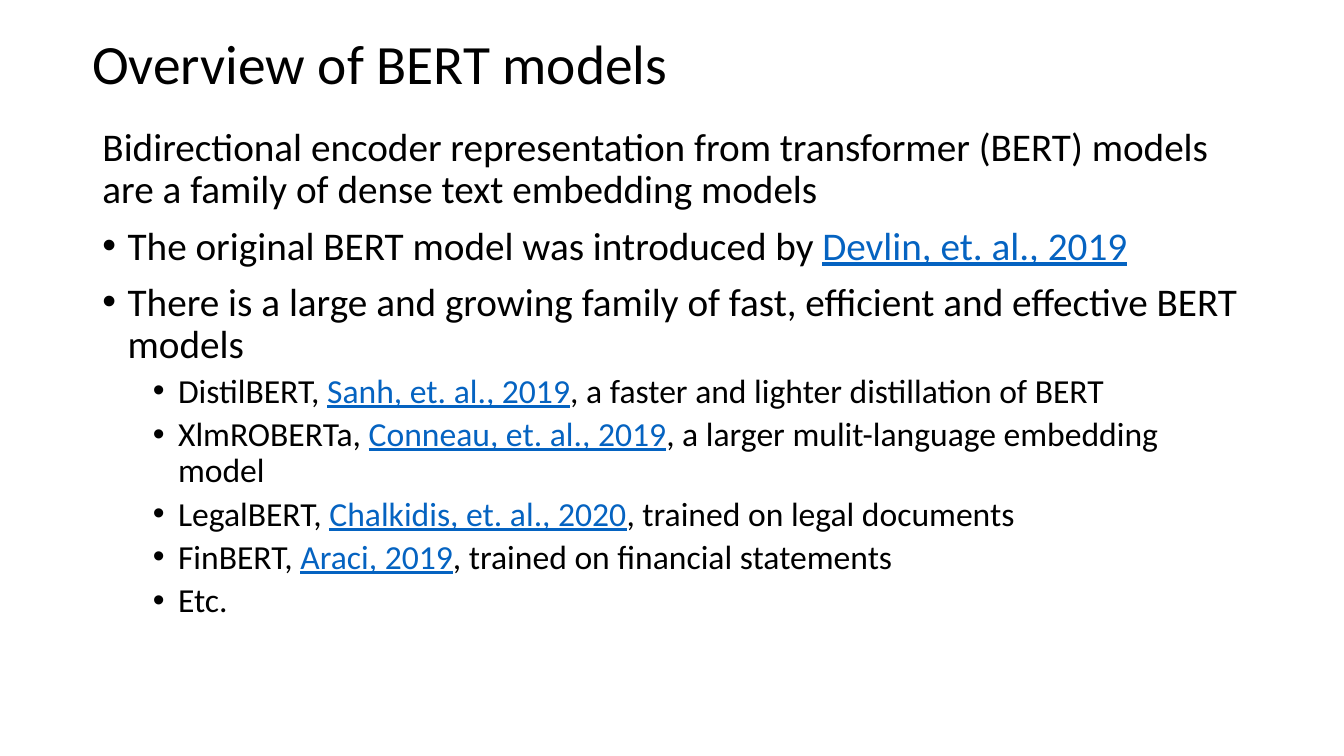
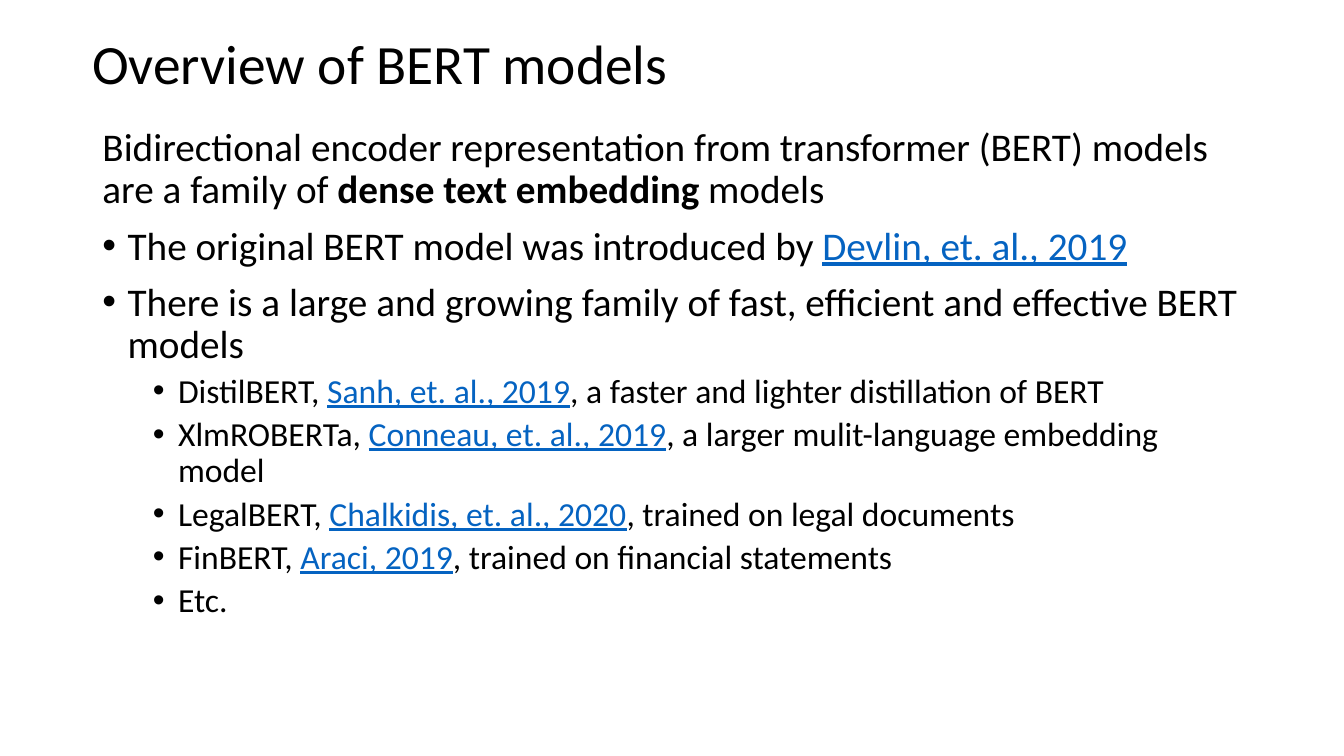
Before and after one commit to harelgabainew/school1, a slide deck: slide 32 of slides/6_InformationRetrivalSearch.pptx (slide 19 before the commit). Drawn at 1344x756 pixels with LibreOffice and Linux fonts; fonts in the diff are those of the drawing. Boxes give left, top, right and bottom in pixels: in the first picture for what was removed or moved away, otherwise in the second. Text is boxed around its words. In the diff, an @@ line names an element or a change of style, - is before the commit and + after.

```diff
--- a/slides/6_InformationRetrivalSearch.pptx
+++ b/slides/6_InformationRetrivalSearch.pptx
@@ text at <box>102,132,1208,210</box>: bold on in "dense text embedding" @@
```
Also in this commit, not shown: 4 other slides changed, 4 slides added.
